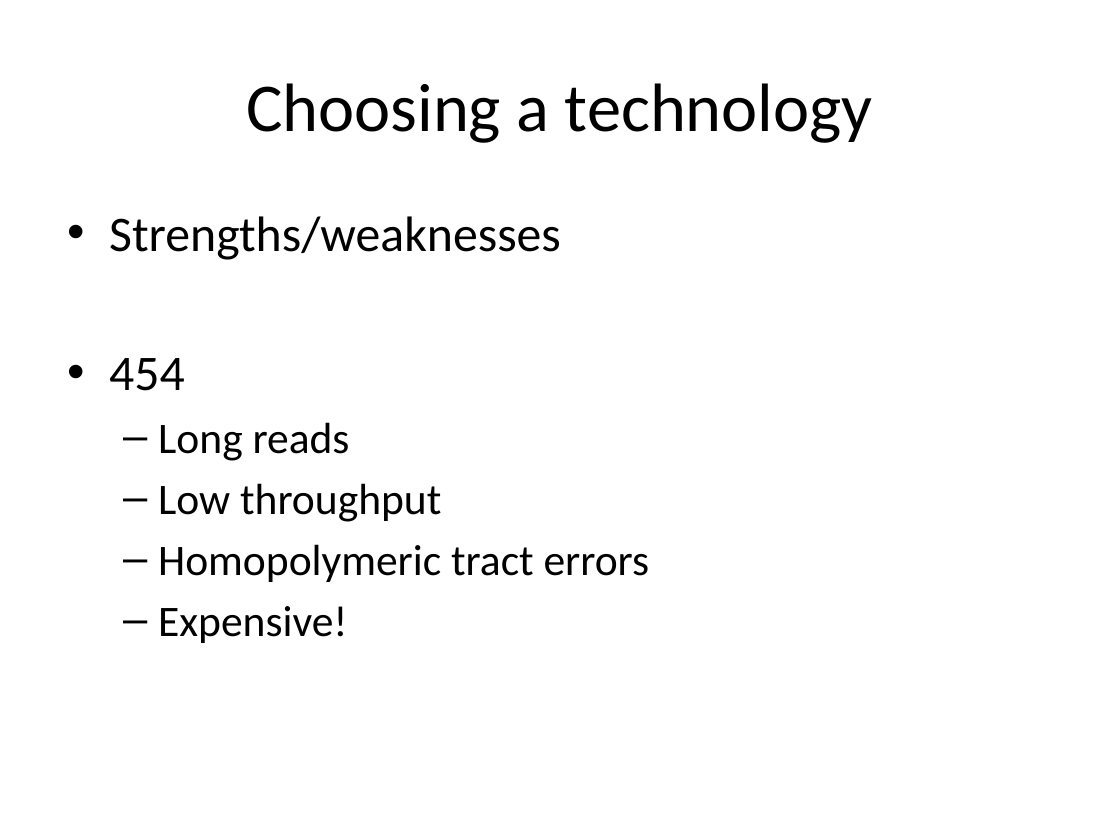
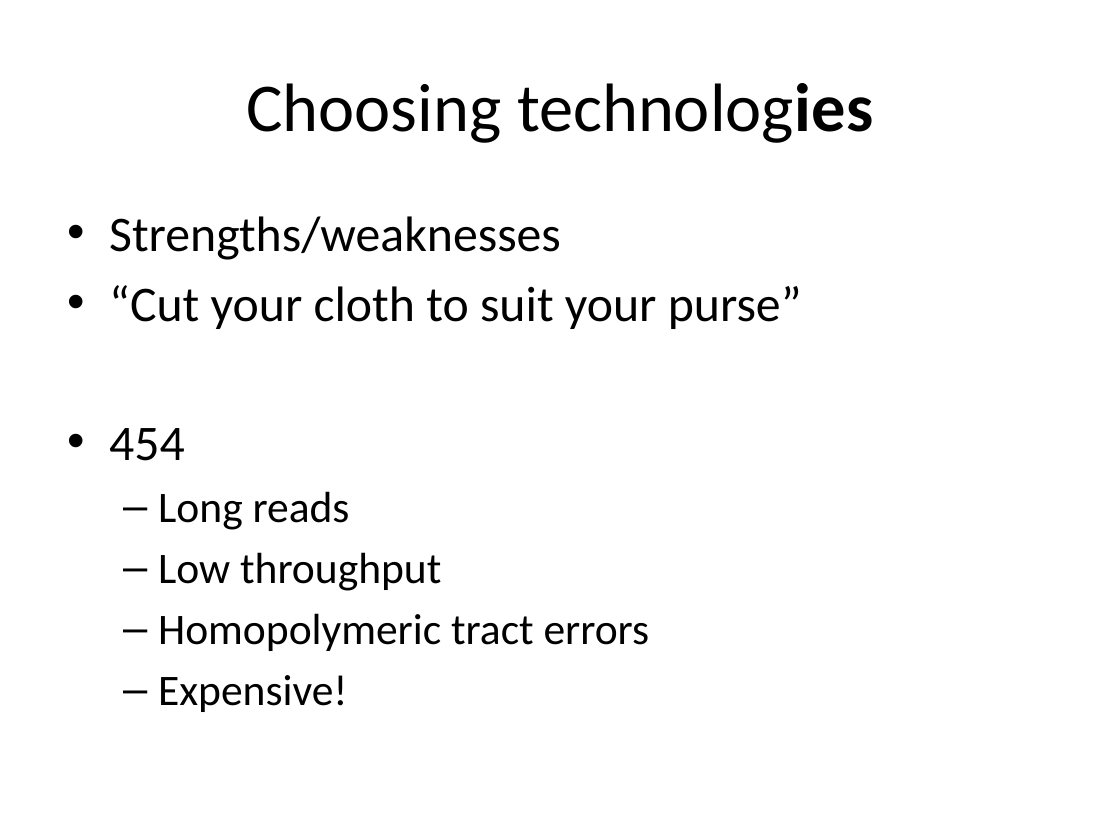
Before and after one commit to lexnederbragt/denovo-assembly-tutorial, a slide deck: slide 10 of presentations/Lecture_2_Planning_a_Sequencing_Experiment.pptx. Drawn at 1120x840 pixels with LibreOffice and Linux fonts; fonts in the diff are those of the drawing. Boxes give left, top, right and bottom in pixels: in the first picture for what was removed or moved away, otherwise in the second. Text is boxed around its words. In the diff, an @@ line names an element or a change of style, - is before the commit and + after.

```diff
--- a/presentations/Lecture_2_Planning_a_Sequencing_Experiment.pptx
+++ b/presentations/Lecture_2_Planning_a_Sequencing_Experiment.pptx
@@ title at [246, 83, 873, 143]: text changed @@
-Choosing a technology
+Choosing technologies
@@ text at [109, 285, 802, 329]: paragraph added @@
+• “Cut your cloth to suit your purse”
```
Also in this commit, not shown: 8 other slides changed, 2 other files.
